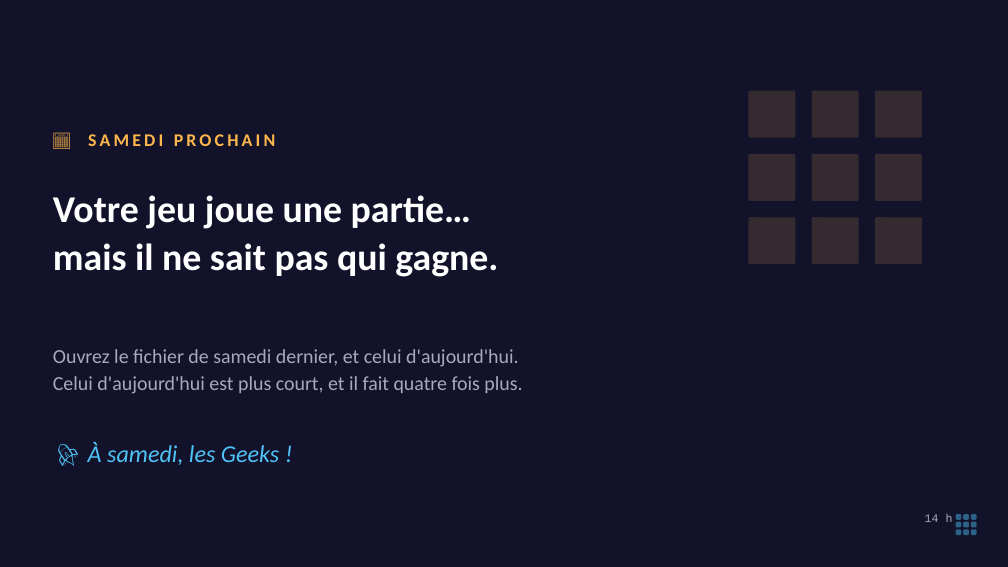
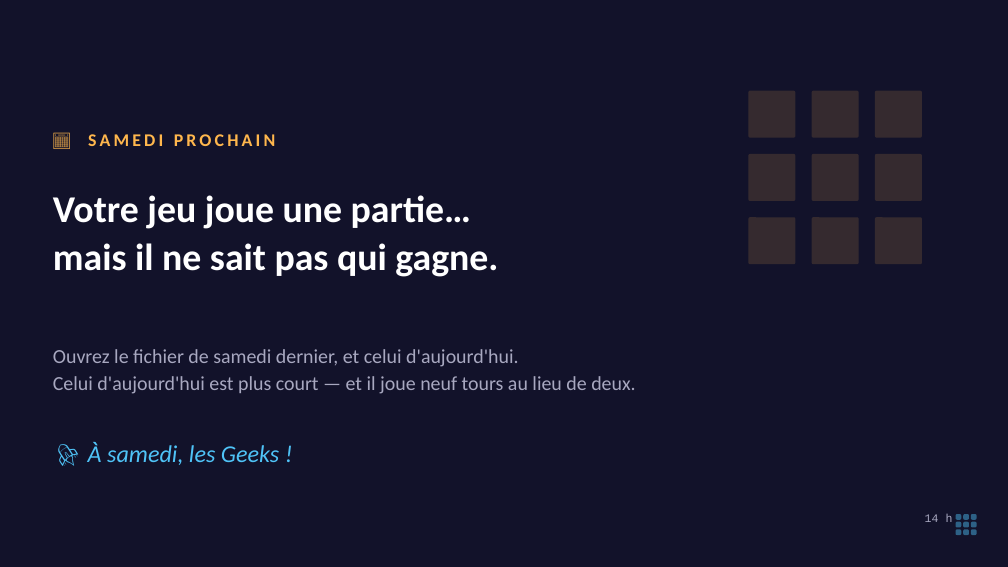
Before and after one commit to koffipierredamien/python-learning, a slide deck: slide 14 of 2-seances/S10-la-boucle/a-projeter/seance-10-projection.pptx. Drawn at 1008x567 pixels with LibreOffice and Linux fonts; fonts in the diff are those of the drawing. Boxes give left, top, right and bottom in pixels: in the first picture for what was removed or moved away, otherwise in the second. Text is boxed around its words. In the diff, an @@ line names an element or a change of style, - is before the commit and + after.

```diff
--- a/2-seances/S10-la-boucle/a-projeter/seance-10-projection.pptx
+++ b/2-seances/S10-la-boucle/a-projeter/seance-10-projection.pptx
@@ text at box(53, 376, 635, 394): text changed @@
-Celui d'aujourd'hui est plus court, et il fait quatre fois plus.
+Celui d'aujourd'hui est plus court — et il joue neuf tours au lieu de deux.
```
Also in this commit, not shown: 54 other files.
